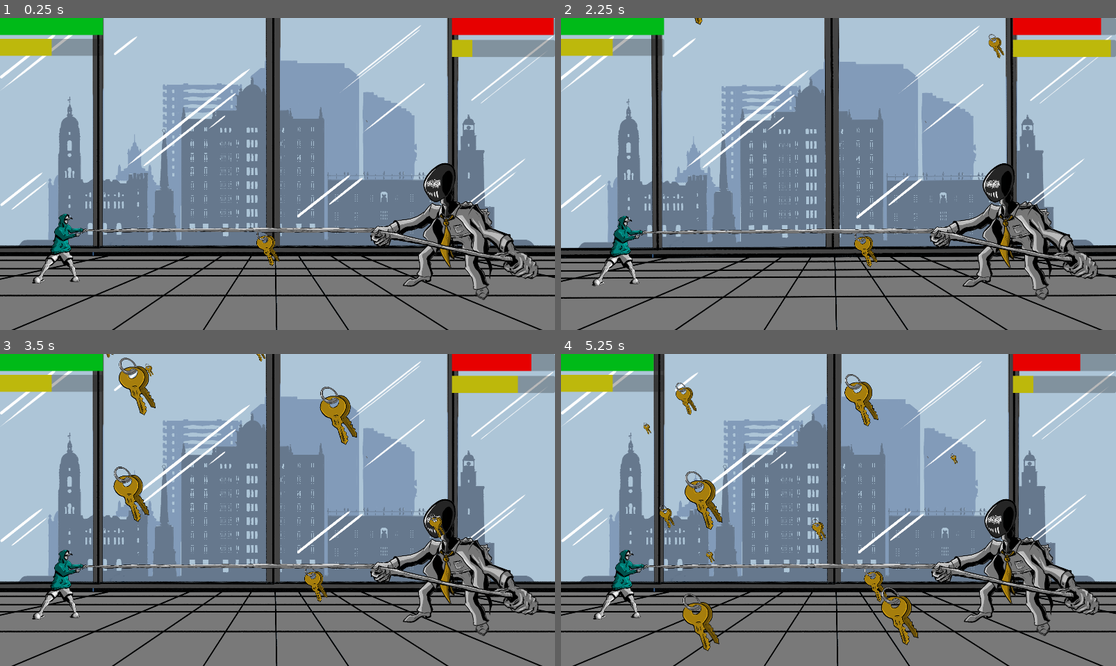
Above: before the commit, frames 1-4 (two rows, left to right).
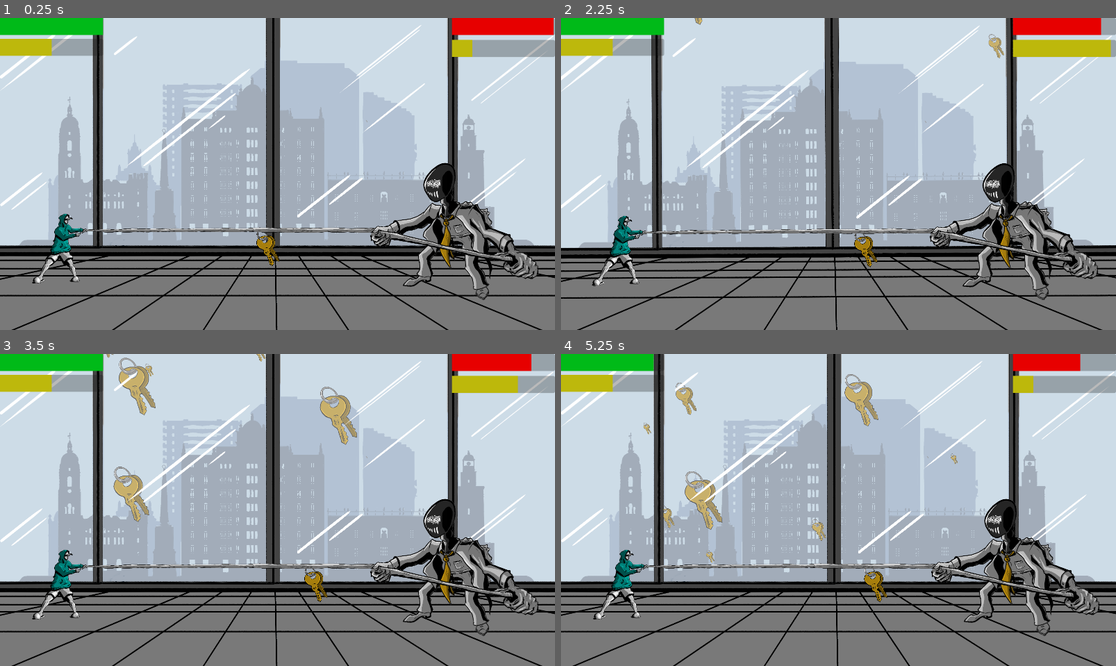
Above: after the commit, the same moments.

Repository: Xiphereal/CivisJam
Game: Godot game, scene res://scenes/intro.tscn
The game is run twice, just before and just after one commit, with the same random seed, the same clock (stepped at 60 frames per second) and the same inputs. Video files are missing from this copy of the repository; at most half a second of black plays in their place.
Inputs (mouse positions are in pixels of both pictures, inside the frame that each line leads up to):
- Up to frame 1 (0.25 s): no input
- Up to frame 2 (2.25 s): move the mouse to (960, 158) at 0.52 s; click (960, 158) at 0.6 s; move the mouse to (727, 189) at 1.27 s; click (727, 189) at 1.35 s; move the mouse to (894, 105) at 2.02 s; click (894, 105) at 2.1 s
- Up to frame 3 (3.5 s): move the mouse to (249, 572) at 2.77 s; click (249, 572) at 2.85 s
- Up to frame 4 (5.25 s): move the mouse to (1005, 556) at 3.52 s; click (1005, 556) at 3.6 s; move the mouse to (672, 463) at 4.27 s; click (672, 463) at 4.35 s; move the mouse to (866, 510) at 5.02 s; click (866, 510) at 5.1 s

The runs differ from the first frame. In frame 1, 60% of the frame differs, in the area x 0-100%, y 0-100%; in frame 2, 61%; in frame 3, 61%; in frame 4, 62%.

Commit message:
feat: objects falls outside the window

Diff:
--- a/scenes/main.tscn
+++ b/scenes/main.tscn
@@ -6,20 +6,12 @@
 [ext_resource type="Script" path="res://scenes/suddent_pull_timer.gd" id="1_psoe2"]
 [ext_resource type="Texture2D" uid="uid://p26qyddk35y6" path="res://art/boss.png" id="2_0aigi"]
 [ext_resource type="Script" path="res://scenes/screen_shake.gd" id="2_c2w7v"]
+[ext_resource type="Texture2D" uid="uid://bdgc0c7xpnf62" path="res://art/Foreground.png" id="3_4tilt"]
 [ext_resource type="AudioStream" uid="uid://l6lntkmm5vy5" path="res://audio/BOSS FIGHT.wav" id="3_5jvhv"]
 [ext_resource type="Texture2D" uid="uid://ce71up5nhrn8n" path="res://art/rope.png" id="3_kwbbp"]
 [ext_resource type="Texture2D" uid="uid://5o8miop8gg2g" path="res://art/keys.png" id="5_ecji2"]
 [ext_resource type="Script" path="res://scenes/boss_exhaust.gd" id="10_qfkqb"]
 [ext_resource type="Script" path="res://scenes/sudden_pull.gd" id="10_s7g2n"]
-
-[sub_resource type="RectangleShape2D" id="RectangleShape2D_tutl4"]
-size = Vector2(56.518, 584)
-
-[sub_resource type="RectangleShape2D" id="RectangleShape2D_t7n2f"]
-size = Vector2(20, 54)
-
-[sub_resource type="RectangleShape2D" id="RectangleShape2D_f0lun"]
-size = Vector2(172.807, 645.175)
 
 [sub_resource type="ParticleProcessMaterial" id="ParticleProcessMaterial_fa1x2"]
 particle_flag_disable_z = true
@@ -34,6 +26,15 @@
 scale_min = 0.01
 scale_max = 0.3
 
+[sub_resource type="RectangleShape2D" id="RectangleShape2D_tutl4"]
+size = Vector2(56.518, 584)
+
+[sub_resource type="RectangleShape2D" id="RectangleShape2D_t7n2f"]
+size = Vector2(20, 54)
+
+[sub_resource type="RectangleShape2D" id="RectangleShape2D_f0lun"]
+size = Vector2(172.807, 645.175)
+
 [sub_resource type="LabelSettings" id="LabelSettings_umco7"]
 font_size = 56
 
@@ -51,9 +52,25 @@
 
 [node name="Node2D" type="Node2D"]
 
-[node name="Background" type="Sprite2D" parent="."]
+[node name="Scenary" type="Node2D" parent="."]
+
+[node name="Background" type="Sprite2D" parent="Scenary"]
+z_index = -1
 scale = Vector2(0.516667, 0.516667)
 texture = ExtResource("1_5j8mf")
+
+[node name="FallingObjecs" type="GPUParticles2D" parent="Scenary"]
+z_index = -1
+position = Vector2(0, -911)
+amount = 30
+process_material = SubResource("ParticleProcessMaterial_fa1x2")
+texture = ExtResource("5_ecji2")
+lifetime = 5.0
+visibility_rect = Rect2(-2322.7, -841.658, 4638.97, 4600.25)
+
+[node name="Foreground" type="Sprite2D" parent="Scenary"]
+scale = Vector2(0.517, 0.517)
+texture = ExtResource("3_4tilt")
 
 [node name="Camera" type="Camera2D" parent="."]
 unique_name_in_owner = true
@@ -138,15 +155,6 @@
 wait_time = 15.0
 one_shot = true
 autostart = true
-
-[node name="GPUParticles2D" type="GPUParticles2D" parent="."]
-z_index = 1
-position = Vector2(0, -911)
-amount = 30
-process_material = SubResource("ParticleProcessMaterial_fa1x2")
-texture = ExtResource("5_ecji2")
-lifetime = 5.0
-visibility_rect = Rect2(-2322.7, -841.658, 4638.97, 4600.25)
 
 [node name="CanvasLayer" type="CanvasLayer" parent="."]
 
Not shown: 1 places in scenes/main.tscn that only renumber resources
